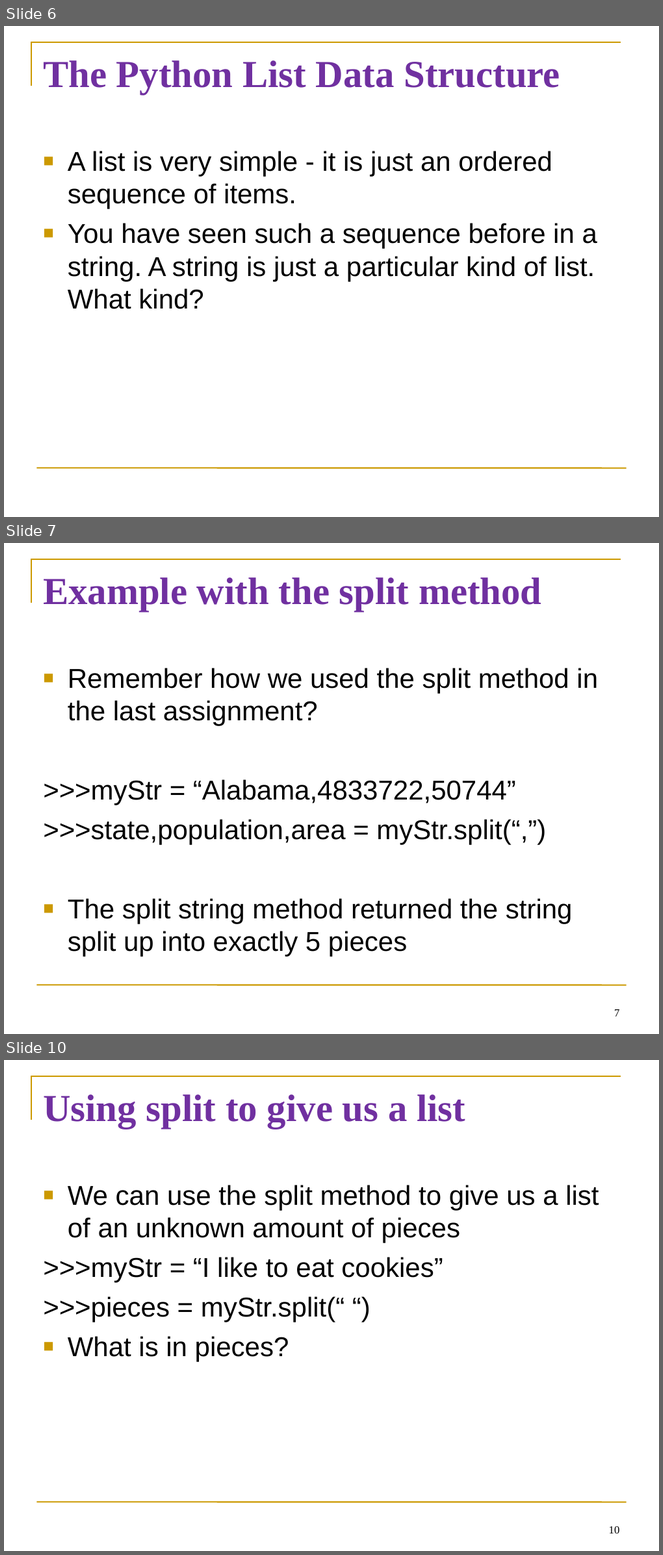
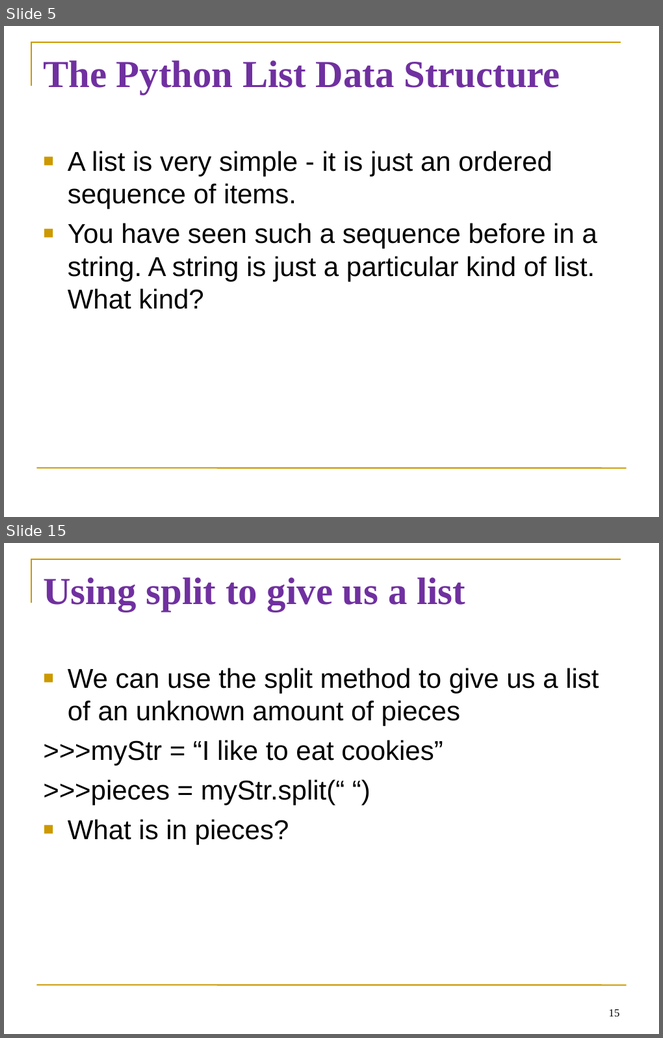
Before and after one commit to diesburg/teaching-intro-to-python-fall-2024, a slide deck: sessions/s26/s26.ppt. Shown one above the other, each under a label of ours: slides 6, 7 and 10 before the commit, slides 5 and 15 after it; the slides between them are not shown. The pictures are 663x1555 and 663x1038 pixels, drawn with LibreOffice and Linux fonts; fonts in the diff are those of the drawing. Boxes give left, top, right and bottom in pixels: in the first picture for what was removed or moved away, otherwise in the second. Text is boxed around its words. In the diff, an @@ line names an element or a change of style, - is before the commit and + after.

```diff
--- a/sessions/s26/s26.ppt
+++ b/sessions/s26/s26.ppt
@@ slide 7 removed at bbox=[4, 543, 659, 1034], background #FFFFFF; not listed: 2 template elements that a slide beside it also shows @@
@@ title removed at bbox=[43, 577, 542, 611] @@
-Example with the split method
@@ text removed at bbox=[43, 668, 598, 957] @@
-■ Remember how we used the split method in the last assignment?
->>>myStr = “Alabama,4833722,50744”
->>>state,population,area = myStr.split(“,”)
-■ The split string method returned the string split up into exactly 5 pieces
@@ page number removed at bbox=[614, 1010, 620, 1017] @@
-7
@@ what was slide 6 is now slide 5 @@
@@ what was slide 10 is now slide 15 @@
@@ page number at bbox=[609, 1010, 620, 1017]: text changed @@
-10
+15
```
Also in this commit, not shown: 3 slides changed, 2 other slides removed, 28 other files.
